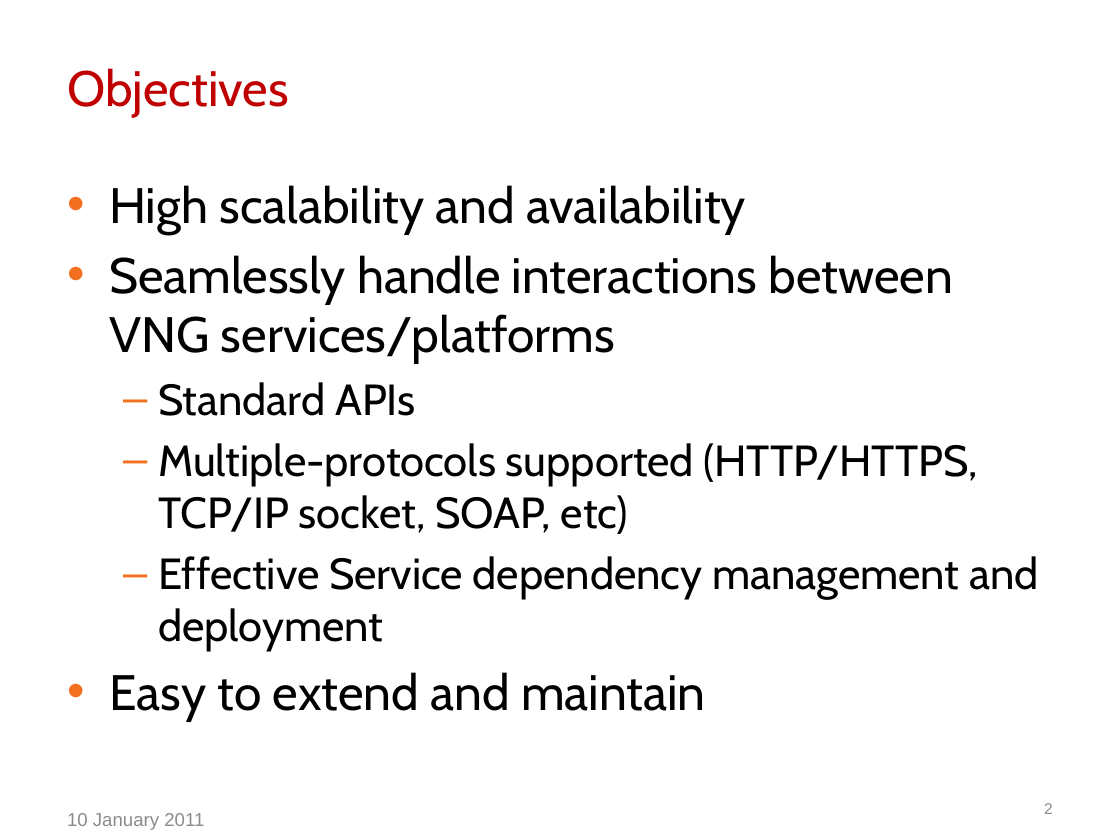
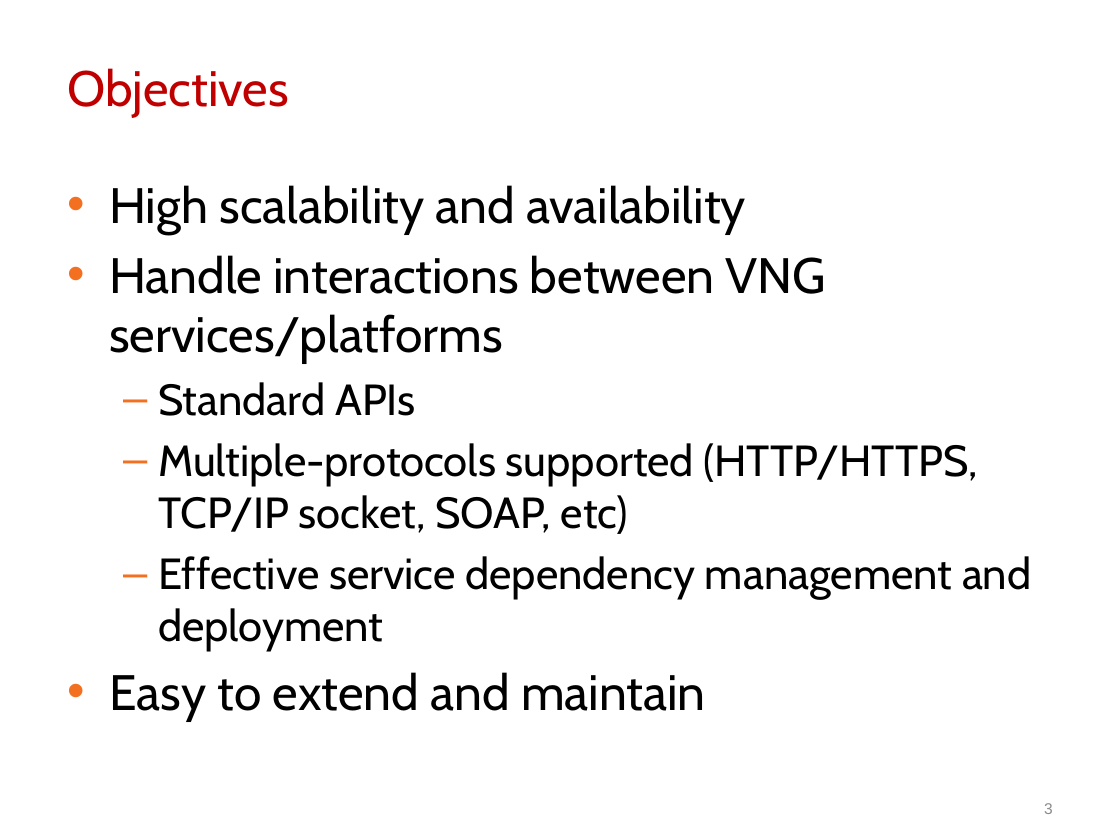
Before and after one commit to btnguyen2k/btnguyen2k-personal, a slide deck: slide 3 of vng-ip/NewIP/docs/Design/NewIP.pptx (slide 2 before the commit). Drawn at 1120x840 pixels with LibreOffice and Linux fonts; fonts in the diff are those of the drawing; background and template pictures are left out. Boxes give left, top, right and bottom in pixels: in the first picture for what was removed or moved away, otherwise in the second. Text is boxed around its words. In the diff, an @@ line names an element or a change of style, - is before the commit and + after.

```diff
--- a/vng-ip/NewIP/docs/Design/NewIP.pptx
+++ b/vng-ip/NewIP/docs/Design/NewIP.pptx
@@ text at box(109, 255, 827, 363): text changed @@
-• Seamlessly handle interactions between VNG services/platforms
+• Handle interactions between VNG services/platforms
@@ text at box(158, 556, 1031, 652): text changed @@
-  – Effective Service dependency management and deployment
+  – Effective service dependency management and deployment
@@ page number at box(1044, 803, 1053, 814): text changed @@
-2
+3
@@ text removed at box(67, 813, 204, 830) @@
-10 January 2011
```
Also in this commit, not shown: 1 other slide changed, 11 slides added, 3 other files.
